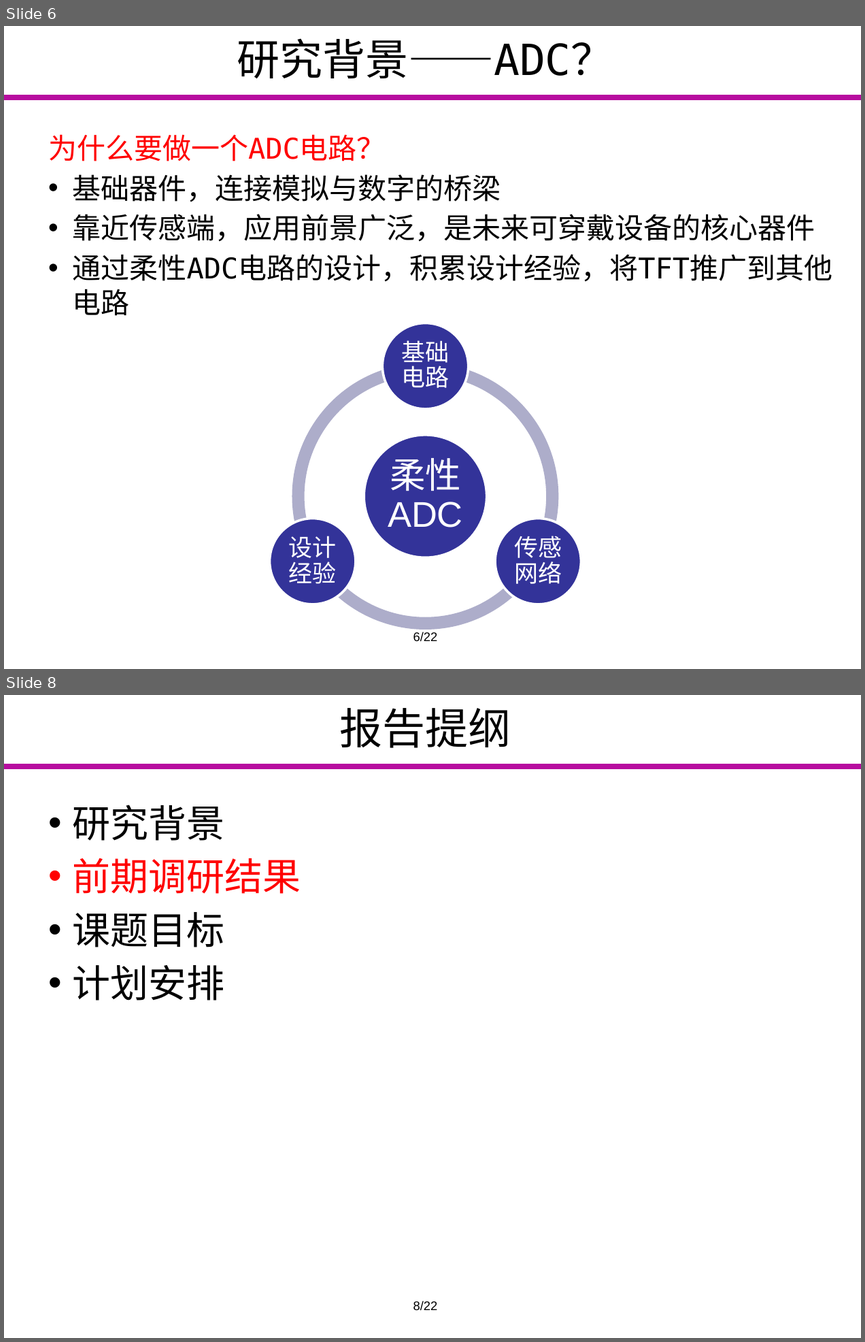
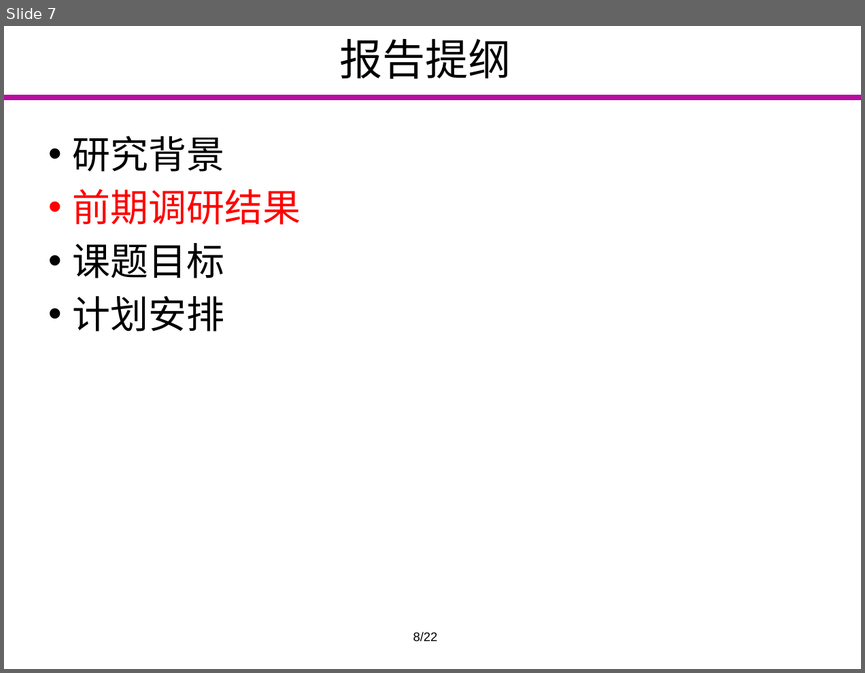
Before and after one commit to Markov2016/kaiti, a slide deck: ppt/yyx_v1.0.pptx. Shown one above the other, each under a label of ours: slides 6 and 8 before the commit, slide 7 after it; the slides between them are not shown. The pictures are 865x1342 and 865x673 pixels, drawn with LibreOffice and Linux fonts; fonts in the diff are those of the drawing; background and template pictures are left out. Boxes give left, top, right and bottom in pixels: in the first picture for what was removed or moved away, otherwise in the second. Text is boxed around its words. In the diff, an @@ line names an element or a change of style, - is before the commit and + after.

```diff
--- a/ppt/yyx_v1.0.pptx
+++ b/ppt/yyx_v1.0.pptx
@@ slide 6 removed at (4, 26, 861, 669), background #FFFFFF; not listed: 1 template element that a slide beside it also shows @@
@@ title removed at (237, 39, 614, 78) @@
-研究背景——ADC？
@@ text removed at (48, 134, 833, 282) @@
-为什么要做一个ADC电路？
-• 基础器件，连接模拟与数字的桥梁
-• 靠近传感端，应用前景广泛，是未来可穿戴设备的核心器件
-• 通过柔性ADC电路的设计，积累设计经验，将TFT推广到其他电路
@@ group removed at (270, 322, 581, 629): 4 ellipses, 4 texts, 3 arch (boxed as its full ring)s @@
-柔性ADC
-基础电路
-传感网络
-设计经验
@@ text removed at (413, 631, 438, 641) @@
-6/22
@@ what was slide 8 is now slide 7 @@
```
Also in this commit, not shown: 4 slides added, 4 other slides removed.
